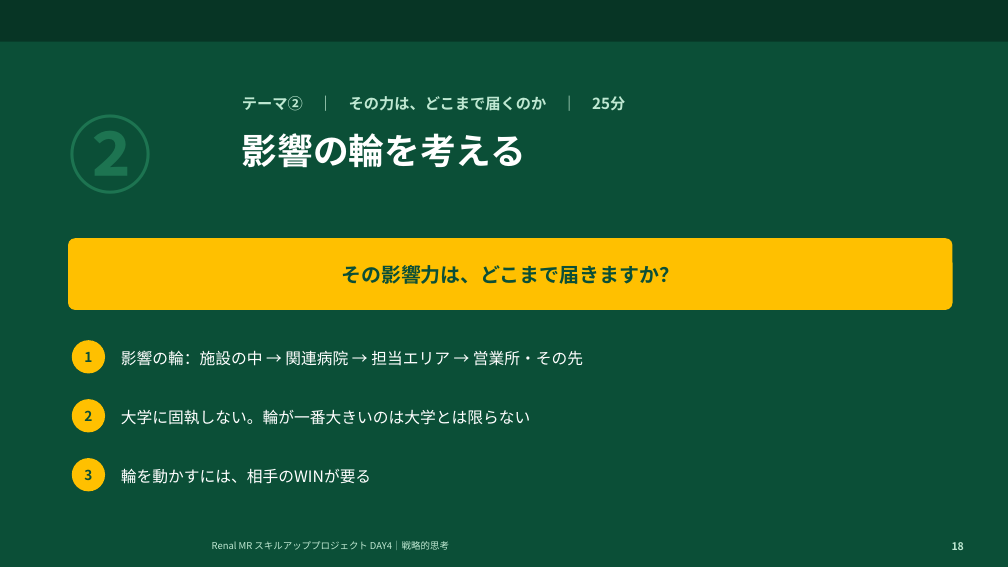
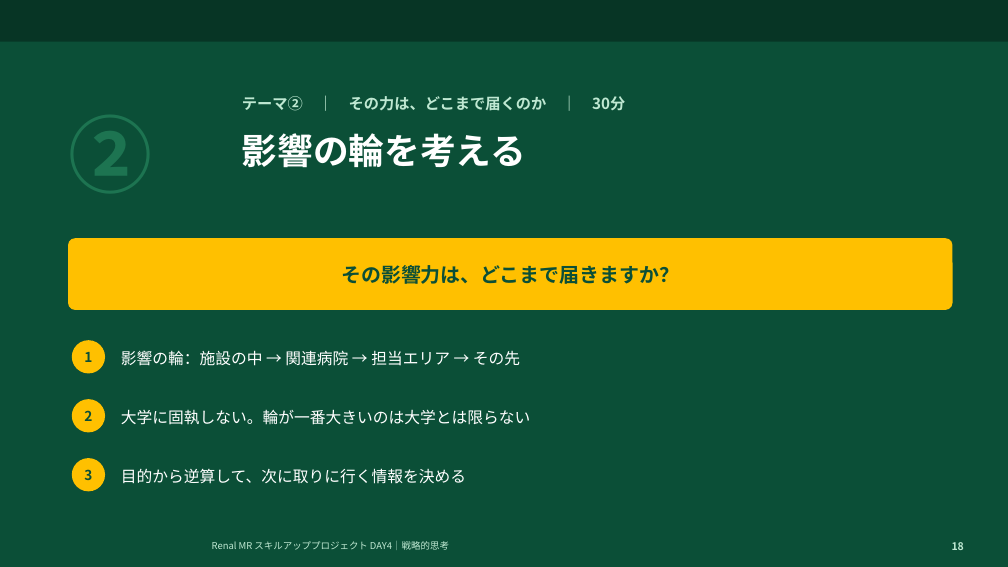
Before and after one commit to TAKUYA-1187/Claude, a slide deck: slide 18 of novartis_training/DAY4_ちょっと分かるだけで世界が変わる.pptx. Drawn at 1008x567 pixels with LibreOffice and Linux fonts; fonts in the diff are those of the drawing; background and template pictures are left out. Boxes give left, top, right and bottom in pixels: in the first picture for what was removed or moved away, otherwise in the second. Text is boxed around its words. In the diff, an @@ line names an element or a change of style, - is before the commit and + after.

```diff
--- a/novartis_training/DAY4_ちょっと分かるだけで世界が変わる.pptx
+++ b/novartis_training/DAY4_ちょっと分かるだけで世界が変わる.pptx
@@ text at [242,96,625,111]: text changed @@
-テーマ② ｜ その力は、どこまで届くのか ｜ 25分
+テーマ② ｜ その力は、どこまで届くのか ｜ 30分
@@ text at [121,350,520,366]: text changed @@
-影響の輪：施設の中 → 関連病院 → 担当エリア → 営業所・その先
+影響の輪：施設の中 → 関連病院 → 担当エリア → その先
@@ text at [121,468,466,484]: text changed @@
-輪を動かすには、相手のWINが要る
+目的から逆算して、次に取りに行く情報を決める
```
Also in this commit, not shown: 21 other slides changed, 2 other files.
